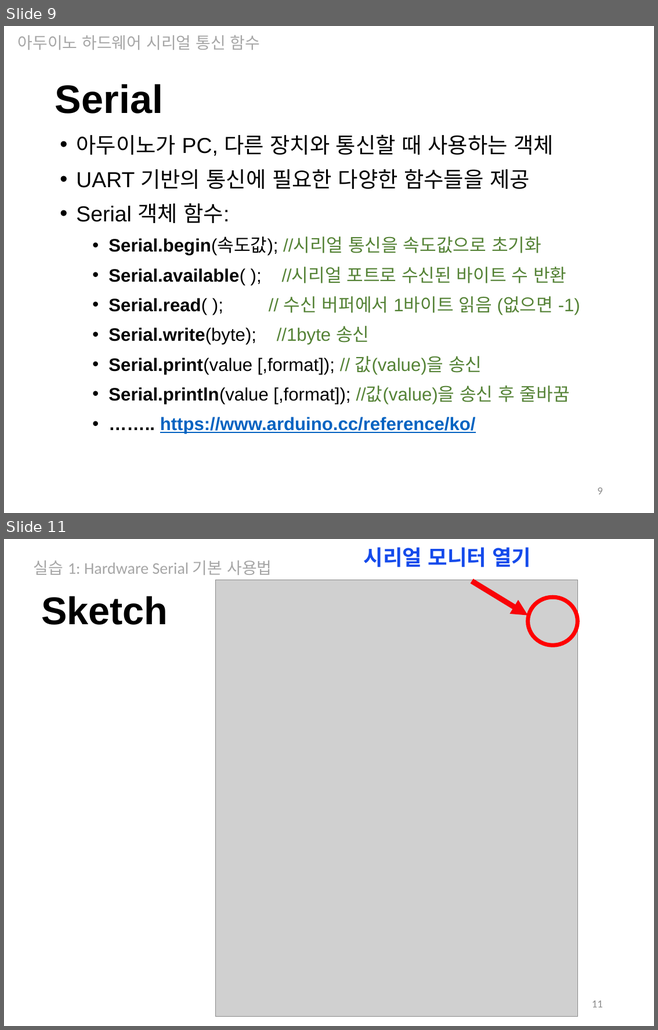
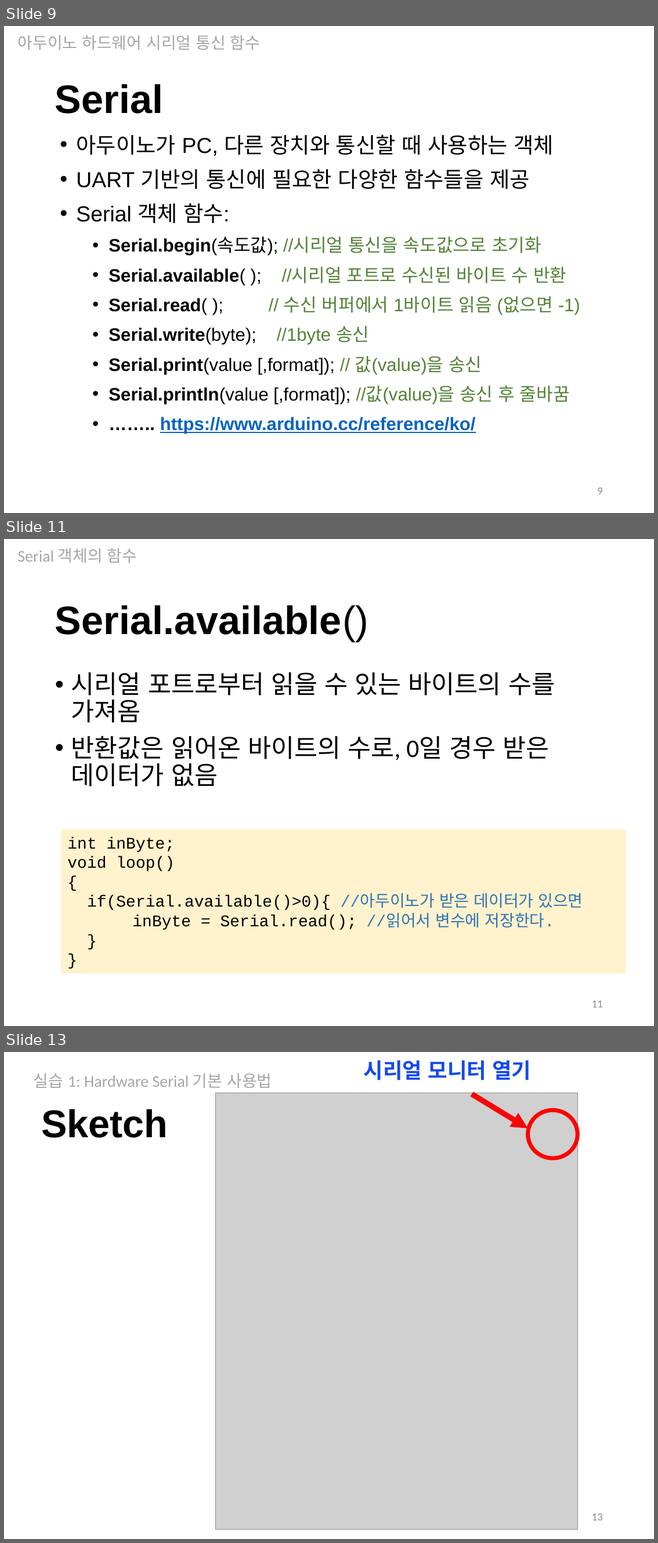
Before and after one commit to iot2019/Week05, a slide deck: Week05.pptx. Shown one above the other, each under a label of ours: slides 9 and 11 before the commit, slides 9, 11 and 13 after it; the slides between them are not shown. The pictures are 658x1030 and 658x1543 pixels, drawn with LibreOffice and Linux fonts; fonts in the diff are those of the drawing; grey boxes stand for pictures. Boxes give left, top, right and bottom in pixels: in the first picture for what was removed or moved away, otherwise in the second. Text is boxed around its words. In the diff, an @@ line names an element or a change of style, - is before the commit and + after.

```diff
--- a/Week05.pptx
+++ b/Week05.pptx
@@ slide 11 added at <box>4,539,654,1026</box>, background #FFFFFF @@
@@ text added at <box>18,548,137,563</box>, 18 pt, text #A6A6A6 @@
+Serial 객체의 함수
@@ text added at <box>55,605,369,641</box>, 44 pt, text #000000, bold @@
+Serial.available()
@@ text added at <box>71,672,554,787</box>, 28 pt, text #000000 @@
+• 시리얼 포트로부터 읽을 수 있는 바이트의 수를 가져옴
+• 반환값은 읽어온 바이트의 수로, 0일 경우 받은 데이터가 없음
@@ rectangle added at <box>61,830,626,973</box>, fill #FFF2CC, 18 pt, text #000000 @@
+int inByte;
+void loop()
+{
+if(Serial.available()>0){ //아두이노가 받은 데이터가 있으면
+inByte = Serial.read(); //읽어서 변수에 저장한다.
+}
+}
@@ page number added at <box>592,1001,603,1008</box>, 12 pt, text #8C8C8C @@
+11
@@ what was slide 11 is now slide 13 @@
@@ page number at <box>592,1514,603,1521</box>: text changed @@
-11
+13
```
Also in this commit, not shown: 5 slides changed, 4 other slides added.
